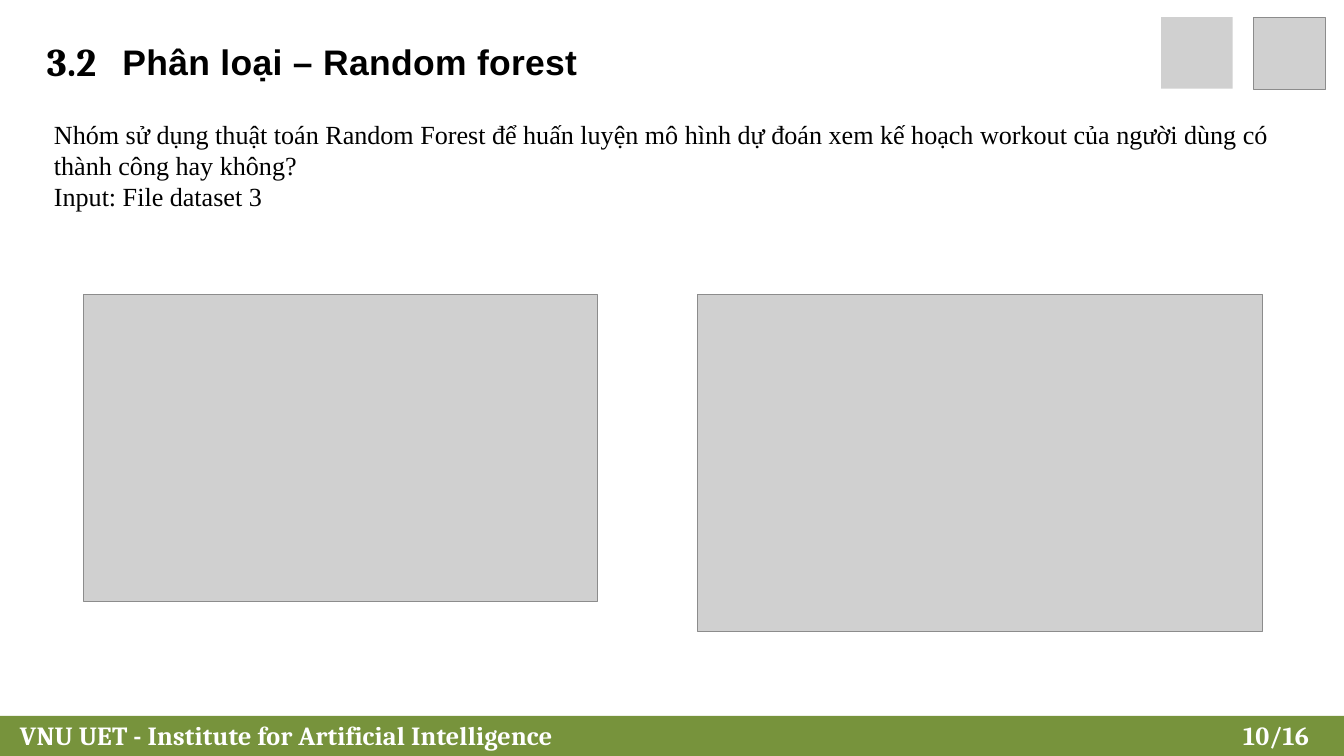
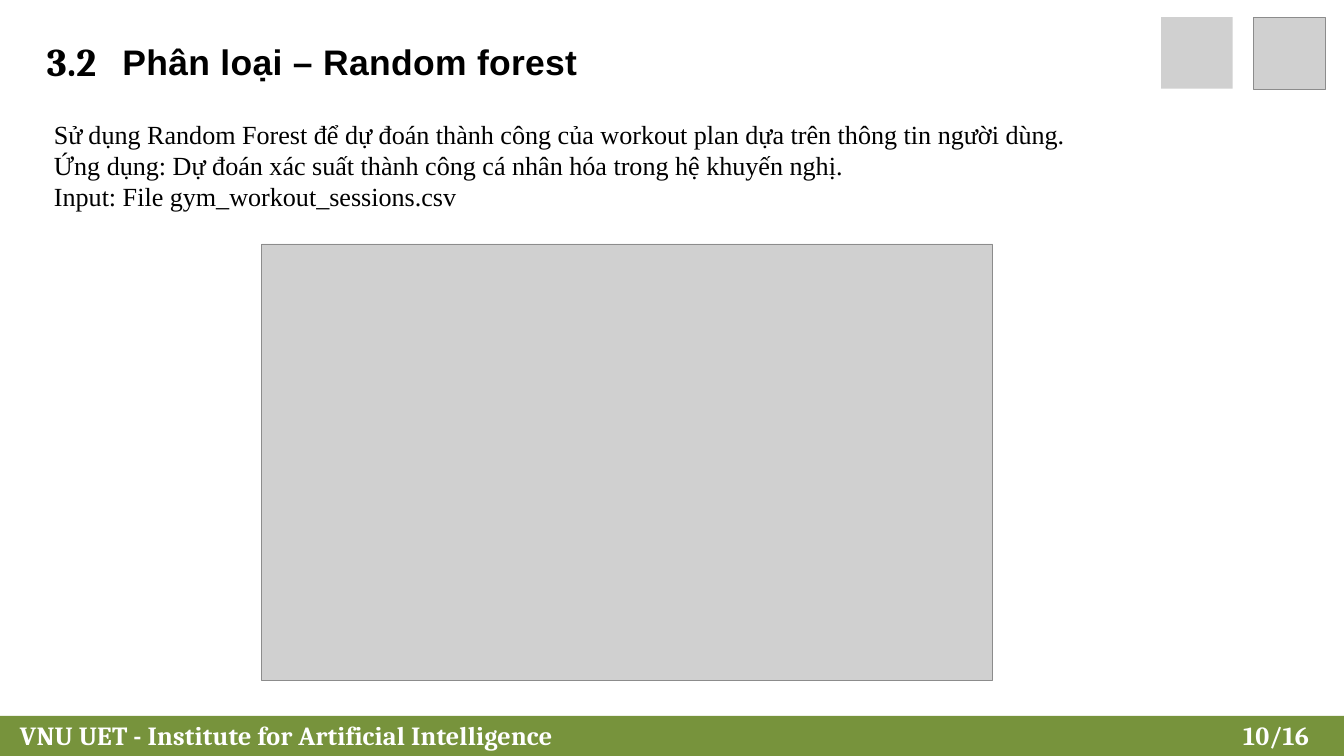
Before and after one commit to 24022404/fitness-recommendation, a slide deck: slide 10 of Slide_DataMining.pptx. Drawn at 1344x756 pixels with LibreOffice and Linux fonts; fonts in the diff are those of the drawing; grey boxes stand for pictures; background and template pictures are left out. Boxes give left, top, right and bottom in pixels: in the first picture for what was removed or moved away, otherwise in the second. Text is boxed around its words. In the diff, an @@ line names an element or a change of style, - is before the commit and + after.

```diff
--- a/Slide_DataMining.pptx
+++ b/Slide_DataMining.pptx
@@ text at [54,125,1065,212]: text changed @@
-Nhóm sử dụng thuật toán Random Forest để huấn luyện mô hình dự đoán xem kế hoạch workout của người dùng có thành công hay không?
-Input: File dataset 3
+Sử dụng Random Forest để dự đoán thành công của workout plan dựa trên thông tin người dùng.
+Ứng dụng: Dự đoán xác suất thành công cá nhân hóa trong hệ khuyến nghị.
+Input: File gym_workout_sessions.csv
@@ picture: place and size @@
-picture at [698,294,1262,631]
+picture at [262,244,993,680]
@@ picture removed at [83,294,597,601] @@
```
Also in this commit, not shown: 4 other slides changed, 11 other files.
